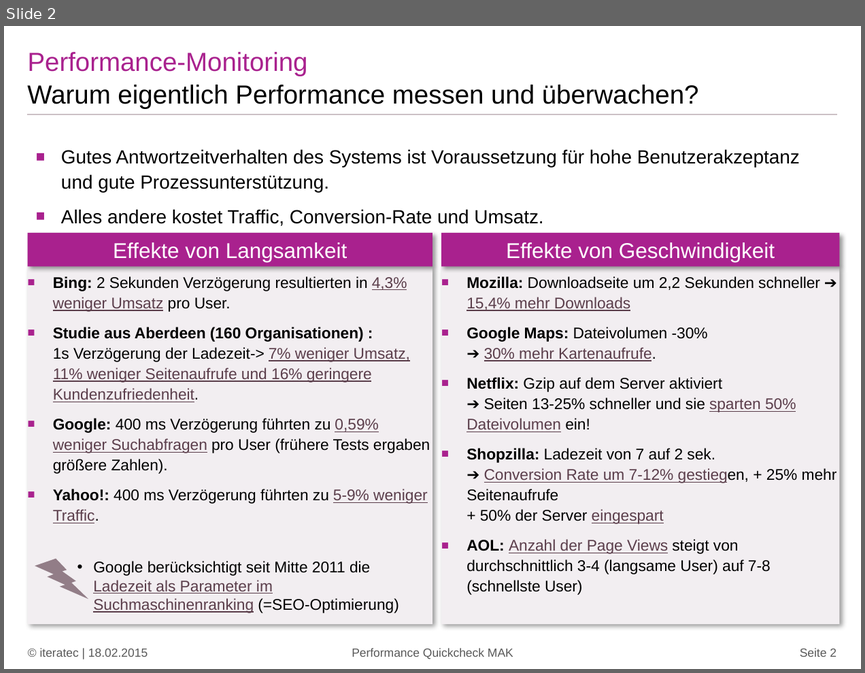
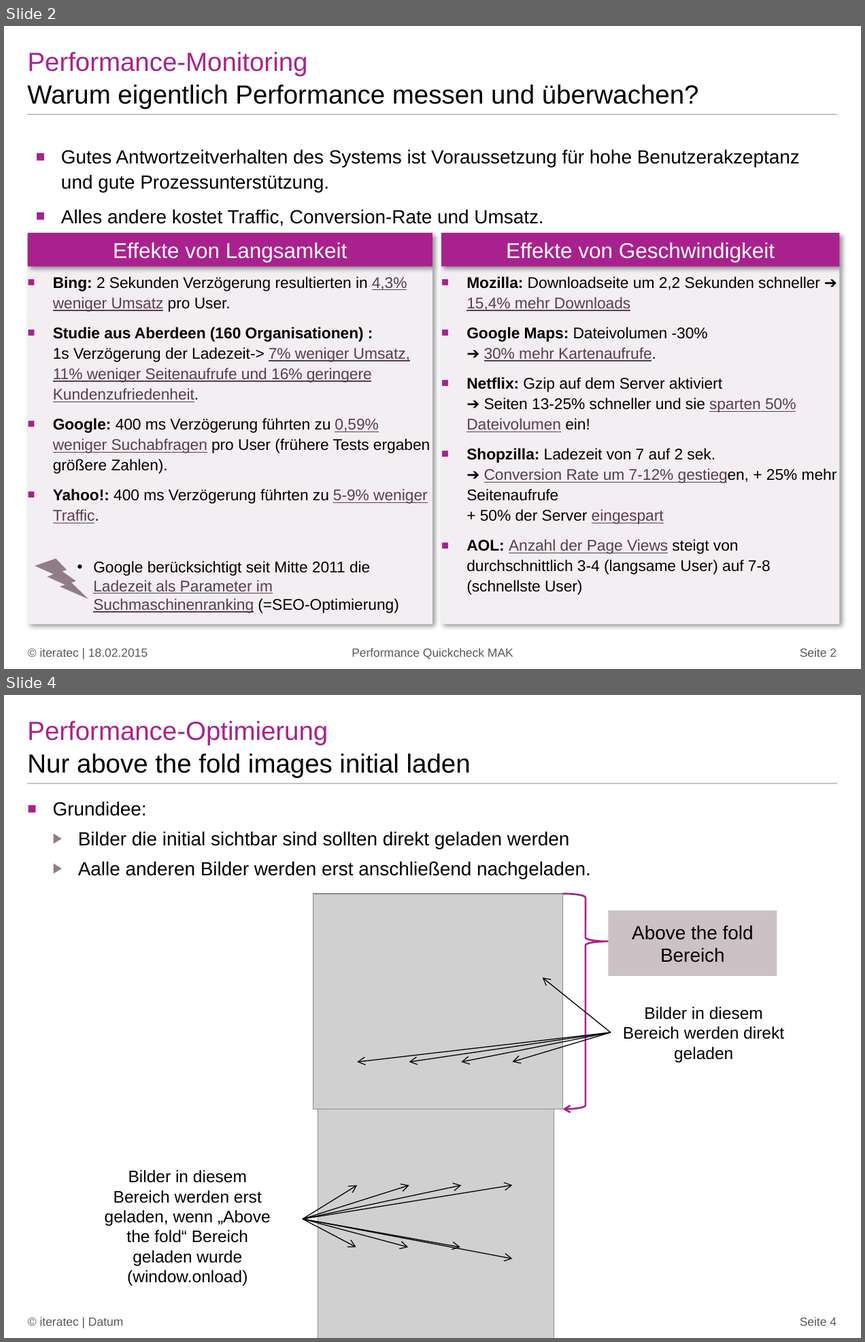
Before and after one commit to iteratec/perf-test-suite, a slide deck: doc/Workshop2015_Webperformance.pptx. Shown one above the other, each under a label of ours: slide 2 before the commit, slides 2 and 4 after it; the slides between them are not shown. The pictures are 865x673 and 865x1342 pixels, drawn with LibreOffice and Linux fonts; fonts in the diff are those of the drawing; grey boxes stand for pictures; background and template pictures are left out. Boxes give left, top, right and bottom in pixels: in the first picture for what was removed or moved away, otherwise in the second. Text is boxed around its words. In the diff, an @@ line names an element or a change of style, - is before the commit and + after.

```diff
--- a/doc/Workshop2015_Webperformance.pptx
+++ b/doc/Workshop2015_Webperformance.pptx
@@ slide 4 added at <box>4,695,861,1338</box>, background #FFFFFF; not listed: 1 template element that a slide beside it also shows @@
@@ title added at <box>27,721,328,745</box>, 22 pt, text #A9218E @@
+Performance-Optimierung
@@ text added at <box>27,753,470,777</box>, 22 pt, text #000000 @@
+Nur above the fold images initial laden
@@ text added at <box>53,801,591,879</box>, 16 pt, text #000000 @@
+■ Grundidee:
+  ▶ Bilder die initial sichtbar sind sollten direkt geladen werden
+  ▶ Aalle anderen Bilder werden erst anschließend nachgeladen.
@@ picture added at <box>313,894,563,1109</box> @@
@@ right brace added at <box>563,894,608,1109</box>, outline #A9218E 1.5 pt @@
@@ picture added at <box>317,918,553,1338</box> @@
@@ rectangle added at <box>608,910,777,975</box>, fill #CCC1C5, 16 pt, text #000000 @@
+Above the fold Bereich
@@ arrow added from (611, 1032) to (542, 978), #000000 0.75 pt @@
@@ text added at <box>623,1006,784,1062</box>, 14 pt, text #000000 @@
+Bilder in diesem Bereich werden direkt geladen
@@ arrow added from (611, 1032) to (357, 1062), #000000 0.75 pt @@
@@ arrow added from (611, 1032) to (409, 1062), #000000 0.75 pt @@
@@ arrow added from (611, 1032) to (462, 1062), #000000 0.75 pt @@
@@ arrow added from (611, 1032) to (512, 1062), #000000 0.75 pt @@
@@ text added at <box>105,1170,271,1285</box>, 14 pt, text #000000 @@
+Bilder in diesem Bereich werden erst geladen, wenn „Above the fold“ Bereich geladen wurde
+(window.onload)
@@ arrow added from (302, 1219) to (357, 1185), #000000 0.75 pt @@
@@ arrow added from (302, 1219) to (409, 1185), #000000 0.75 pt @@
@@ arrow added from (302, 1219) to (462, 1185), #000000 0.75 pt @@
@@ arrow added from (302, 1219) to (512, 1185), #000000 0.75 pt @@
@@ arrow added from (302, 1219) to (356, 1246), #000000 0.75 pt @@
@@ arrow added from (302, 1219) to (409, 1246), #000000 0.75 pt @@
@@ arrow added from (302, 1219) to (512, 1259), #000000 0.75 pt @@
@@ arrow added from (302, 1219) to (460, 1246), #000000 0.75 pt @@
@@ text added at <box>40,1317,123,1325</box>, 10 pt, text #595959 @@
+© iteratec | Datum
@@ page number added at <box>800,1317,836,1325</box>, 10 pt, text #595959 @@
+Seite 4
```
Also in this commit, not shown: 1 slide changed, 1 other slide added.
